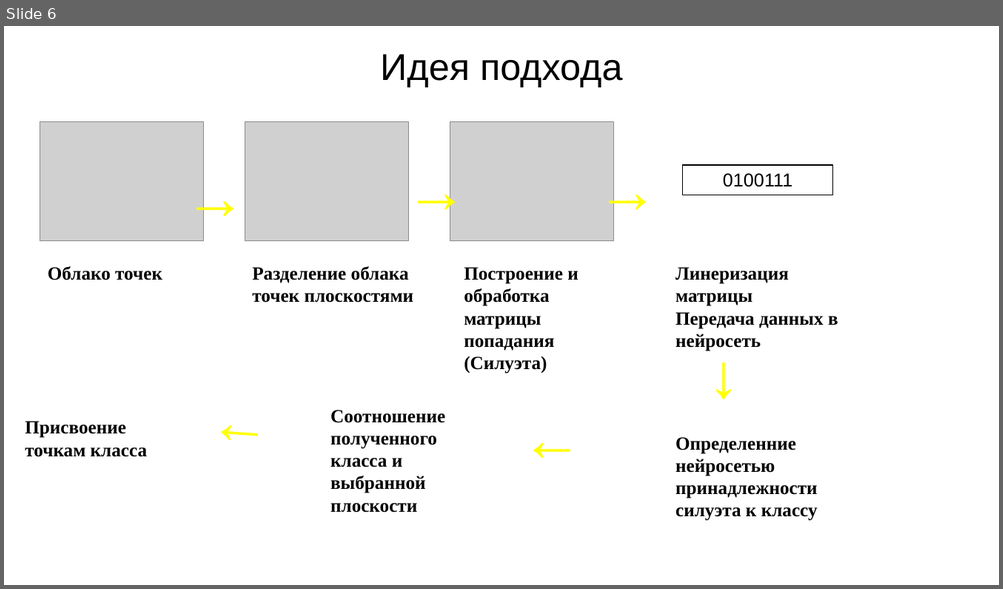
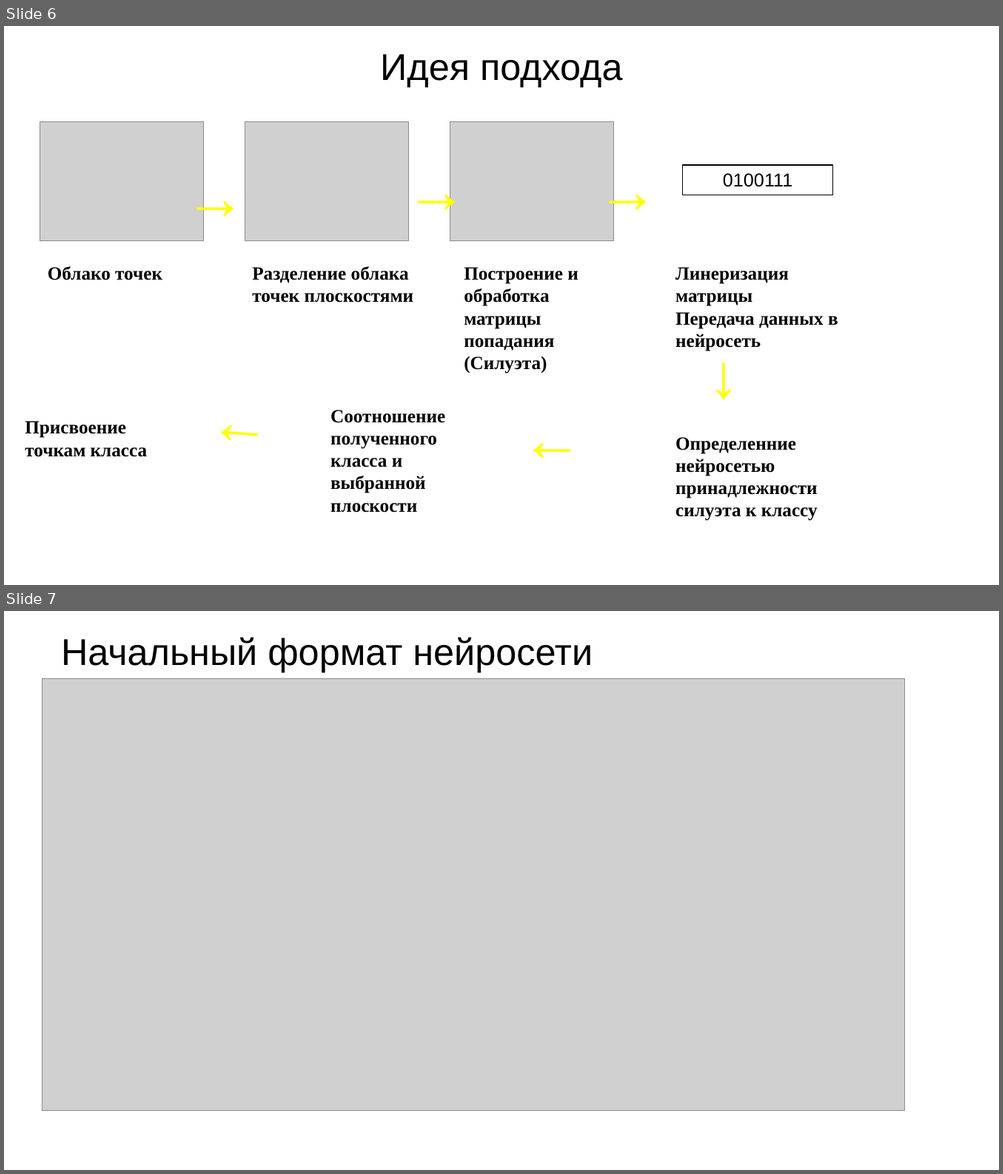
Before and after one commit to Dima3108/LaserScanningRecognition, a slide deck: Нейросеть для классификации облака точек.pptx. Shown one above the other, each under a label of ours: slide 6 before the commit, slides 6 and 7 after it. The pictures are 1003x589 and 1003x1174 pixels, drawn with LibreOffice and Linux fonts; fonts in the diff are those of the drawing; grey boxes stand for pictures; background and template pictures are left out. Boxes give left, top, right and bottom in pixels: in the first picture for what was removed or moved away, otherwise in the second. Text is boxed around its words. In the diff, an @@ line names an element or a change of style, - is before the commit and + after.

Commit message:
обновил презентацию
добавил формат нейронки

```diff
--- a/Нейросеть для классификации облака точек.pptx
+++ b/Нейросеть для классификации облака точек.pptx
@@ slide 7 added at (4, 611, 999, 1170), background picture (left out) @@
@@ title added at (61, 637, 592, 672), 36 pt, text #000000 @@
+Начальный формат нейросети
@@ picture added at (42, 679, 905, 1111) @@
```
Also in this commit, not shown: 1 other file.
